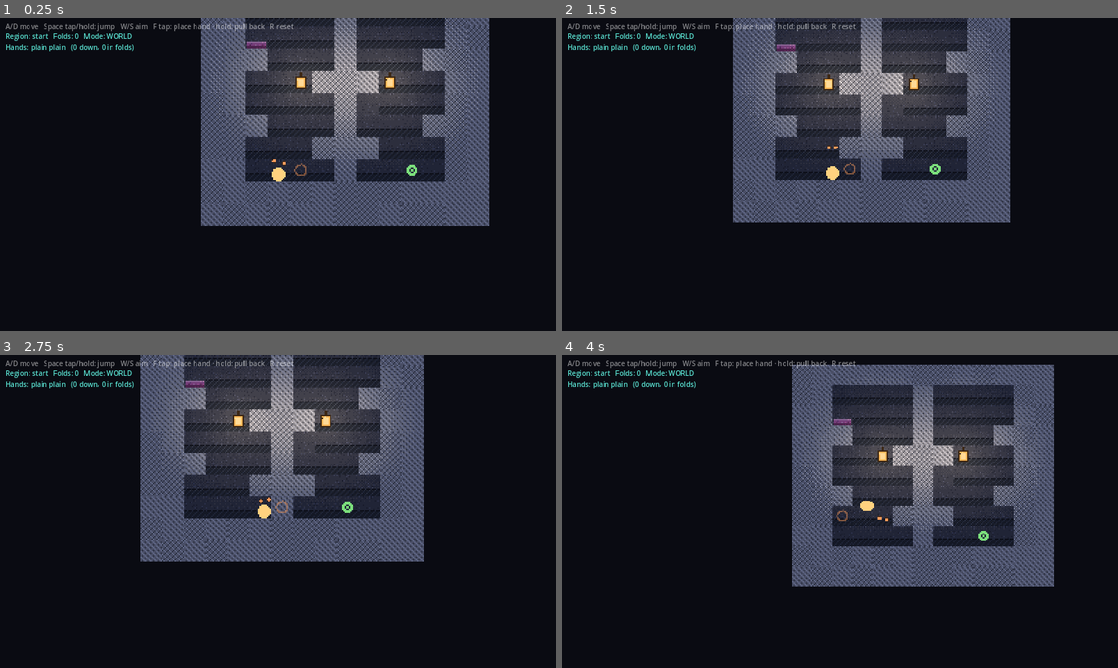
Above: before the commit, frames 1-4 (two rows, left to right).
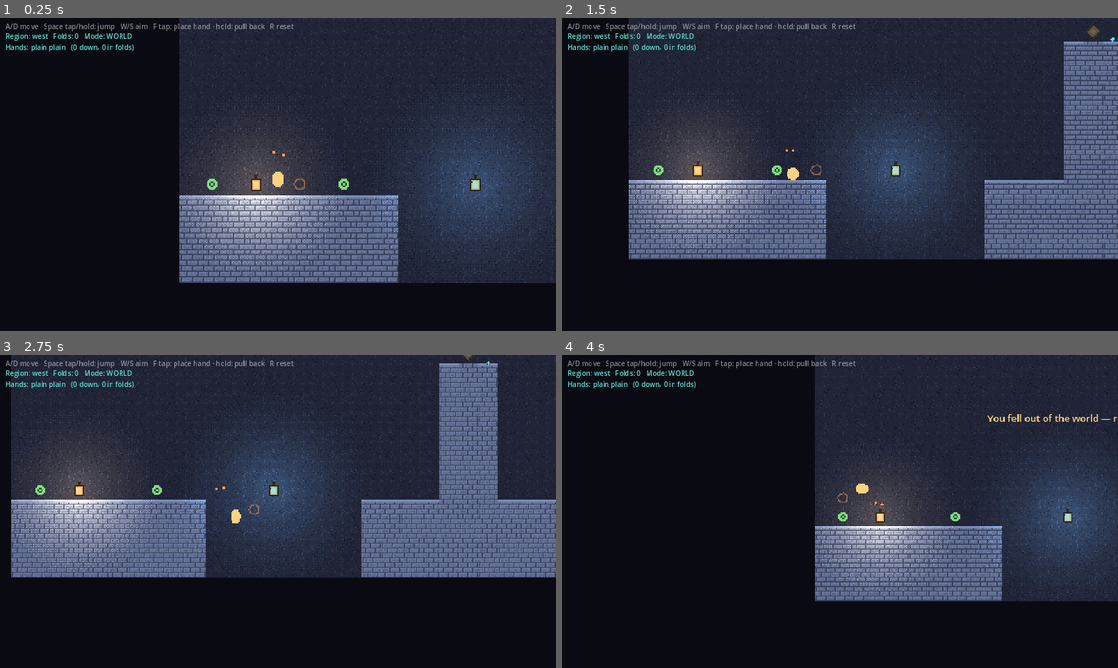
Above: after the commit, the same moments.

Repository: absent-mynd/puzzle
Game: Godot game, scene res://scenes/world/World.tscn
Same seed, same stepped clock (60 frames per second), same inputs: the game is played once before the commit and once after it.
Inputs (mouse positions are in pixels of both pictures, inside the frame that each line leads up to):
- Up to frame 1 (0.25 s): no input
- Up to frame 2 (1.5 s): tap Enter at 0.5 s; move the mouse to (962, 158) at 0.52 s; hold D 0.53-1.25 s; hold Shift 0.53-1.25 s; click (962, 158) at 0.67 s; tap Space at 0.77, 1.07 s; drag from (728, 190) to (812, 237) at 1.27 s
- Up to frame 3 (2.75 s): move the mouse to (333, 442) at 2.02 s; hold D from 2.03 s (still down); tap Ctrl at 2.1 s
- Up to frame 4 (4 s): release D at 2.75 s; drag from (812, 574) to (673, 464) at 2.77 s; move the mouse to (1006, 558) at 3.52 s; hold A from 3.53 s (still down); tap Y at 3.6 s; tap Space at 3.77 s

The runs differ from the first frame. In frame 1, 44% of the frame differs, in the area x 5-100%, y 0-85%; in frame 2, 56%; in frame 3, 57%, in the area x 2-100%, y 0-72%; in frame 4, 35%.

Commit message:
Ship the overworld again, and stop scattering hands into the air
The tip of main pointed the game at worlds/intro.json and failed 73 of 778
tests. intro.json is editor scratch, not a level: world_id "world",
world_name "World", and a region auto-named region_2 — the defaults the
world editor writes when nothing has been named. It arrived in the same
commit that first round-tripped overworld.json through that editor, which
is also when overworld.json grew its per-region "editor" blocks.

So the fold back to overworld.json is not a revert of a design decision;
it is putting back the world that was being shipped before a scratch file
was left wired up. intro.json stays on disk — if it is the start of a real
intro level, it is still there to finish.

The same editor session dropped eight identical "patient" hands into the
east region at (5,4) (7,7) (3,6) (2,3) (9,2) (8,5) (4,1) (6,2), all in
mid-air, none of them on ground. They are click noise: east had exactly one
authored hand before, and has that one again now.

Removing them fixes both halves of what was left failing once the world
was restored. test_world_data checked that every authored hand stands on
something, and eight did not. test_fold_world's conservation tests then
failed for a subtler reason worth recording: they assert the hand budget
is conserved, but they spell that as an absolute count baked from the
shipped level, so "13 expected to equal 5" was the level having changed,
not the invariant breaking. Restoring the level restores the number. The
assertions should be deltas rather than constants, which is its own change.

778 of 778 now pass.

Diff:
--- a/scripts/world/FoldWorld.gd
+++ b/scripts/world/FoldWorld.gd
@@ -65,7 +65,7 @@
 
 enum Mode { WORLD, SUBSPACE }
 
-const WORLD_PATH := "res://worlds/intro.json"
+const WORLD_PATH := "res://worlds/overworld.json"
 const CS := WorldCore.CELL
 ## Anchors are pinned at arm's length: the cell immediately in the pointed
 ## direction. What you can fold is exactly what you can stand next to.
--- a/worlds/overworld.json
+++ b/worlds/overworld.json
@@ -80,62 +80,6 @@
 						"y": 9
 					},
 					"kind": "swift"
-				},
-				{
-					"cell": {
-						"x": 5,
-						"y": 4
-					},
-					"kind": "patient"
-				},
-				{
-					"cell": {
-						"x": 7,
-						"y": 7
-					},
-					"kind": "patient"
-				},
-				{
-					"cell": {
-						"x": 3,
-						"y": 6
-					},
-					"kind": "patient"
-				},
-				{
-					"cell": {
-						"x": 2,
-						"y": 3
-					},
-					"kind": "patient"
-				},
-				{
-					"cell": {
-						"x": 9,
-						"y": 2
-					},
-					"kind": "patient"
-				},
-				{
-					"cell": {
-						"x": 8,
-						"y": 5
-					},
-					"kind": "patient"
-				},
-				{
-					"cell": {
-						"x": 4,
-						"y": 1
-					},
-					"kind": "patient"
-				},
-				{
-					"cell": {
-						"x": 6,
-						"y": 2
-					},
-					"kind": "patient"
 				}
 			],
 			"lights": [
